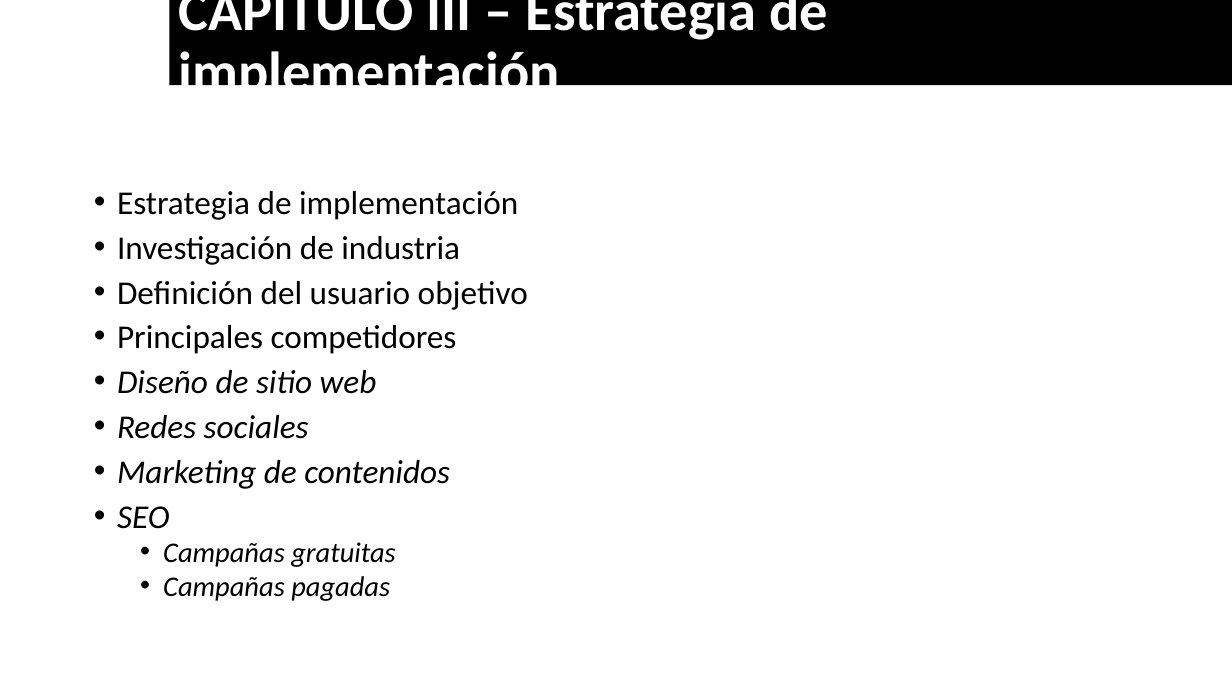
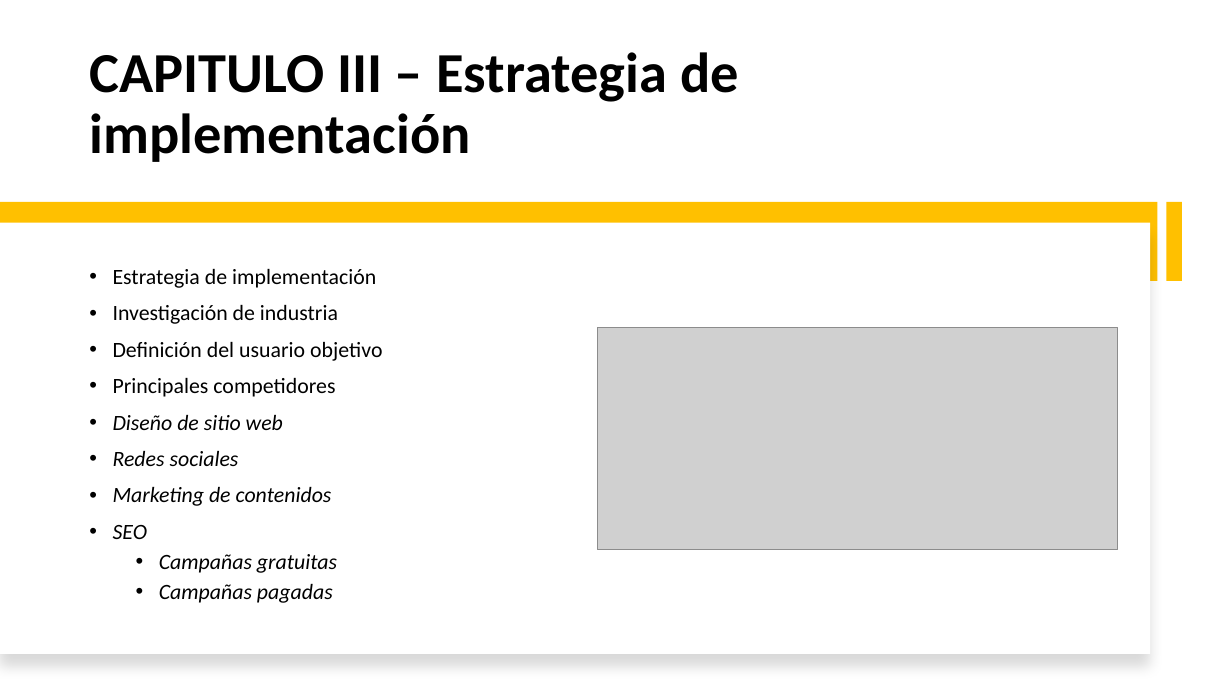
Before and after one commit to 1716732000/PETROLINv5-Presentacion, a slide deck: slide 8 of PETROLINv5.pptx (slide 7 before the commit). Drawn at 1232x693 pixels with LibreOffice and Linux fonts; fonts in the diff are those of the drawing; grey boxes stand for pictures; background and template pictures are left out. Boxes give left, top, right and bottom in pixels: in the first picture for what was removed or moved away, otherwise in the second. Text is boxed around its words. In the diff, an @@ line names an element or a change of style, - is before the commit and + after.

```diff
--- a/PETROLINv5.pptx
+++ b/PETROLINv5.pptx
@@ title "CAPITULO III – Estrategia de ...": place and size @@
-title "CAPITULO III – Estrategia de ..." at [169, 0, 1232, 85]
+title "CAPITULO III – Estrategia de ..." at [89, 52, 739, 162]
@@ title "CAPITULO III – Estrategia de ..." at [89, 52, 739, 162]: text colour #FFFFFF to #000000; vertical alignment middle to bottom; fill #000000 to none @@
@@ rectangle added at [0, 202, 1158, 281], fill #FFC000 @@
@@ rectangle added at [1166, 202, 1182, 281], fill #FFC000 @@
@@ rectangle added at [0, 223, 1151, 654], fill #FFFFFF @@
@@ text "Estrategia de implementación": place and size @@
-text "Estrategia de implementación" at [117, 191, 528, 601]
+text "Estrategia de implementación" at [113, 269, 382, 603]
@@ text "Estrategia de implementación" at [113, 269, 382, 603]: size 25.9 to 17 pt in "Estrategia de implementación", "Investigación de industria", "Definición del usuario objetivo", "Principales competidores" and 4 more places; size 22.2 to 17 pt in "Campañas gratuitas", "Campañas pagadas"; line spacing 0.8 to 0.9; vertical alignment top to middle @@
@@ picture added at [597, 327, 1117, 550] @@
```
Also in this commit, not shown: 3 other slides changed, 1 slide added.
